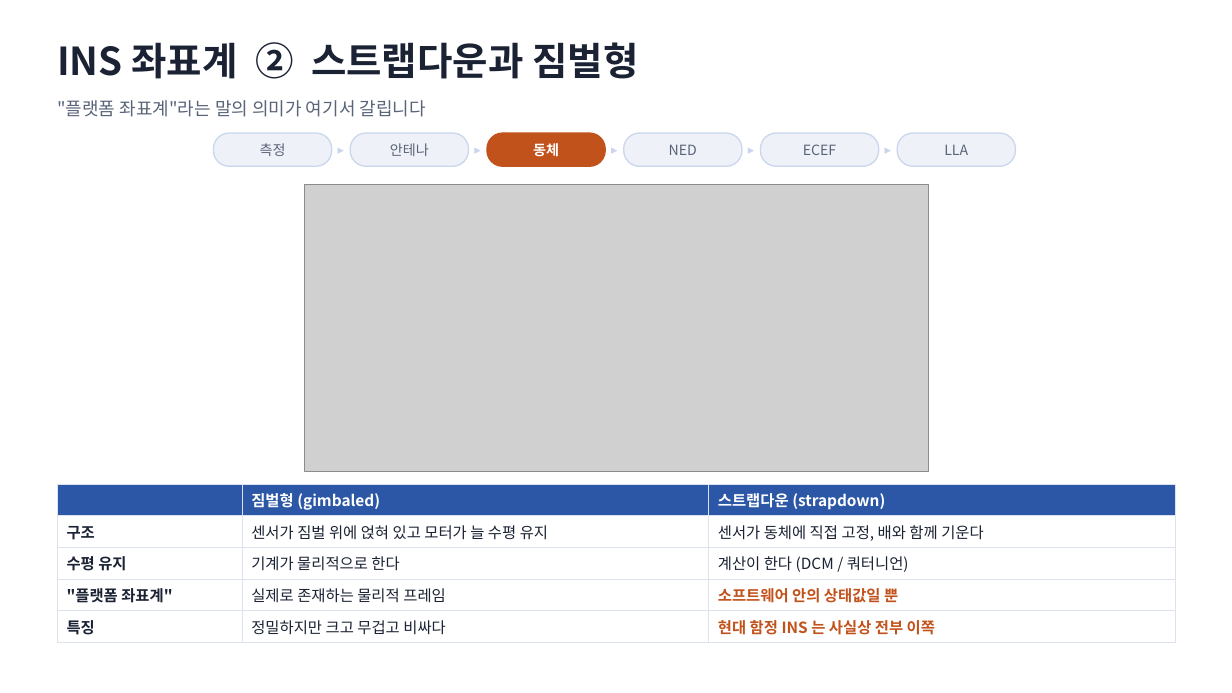
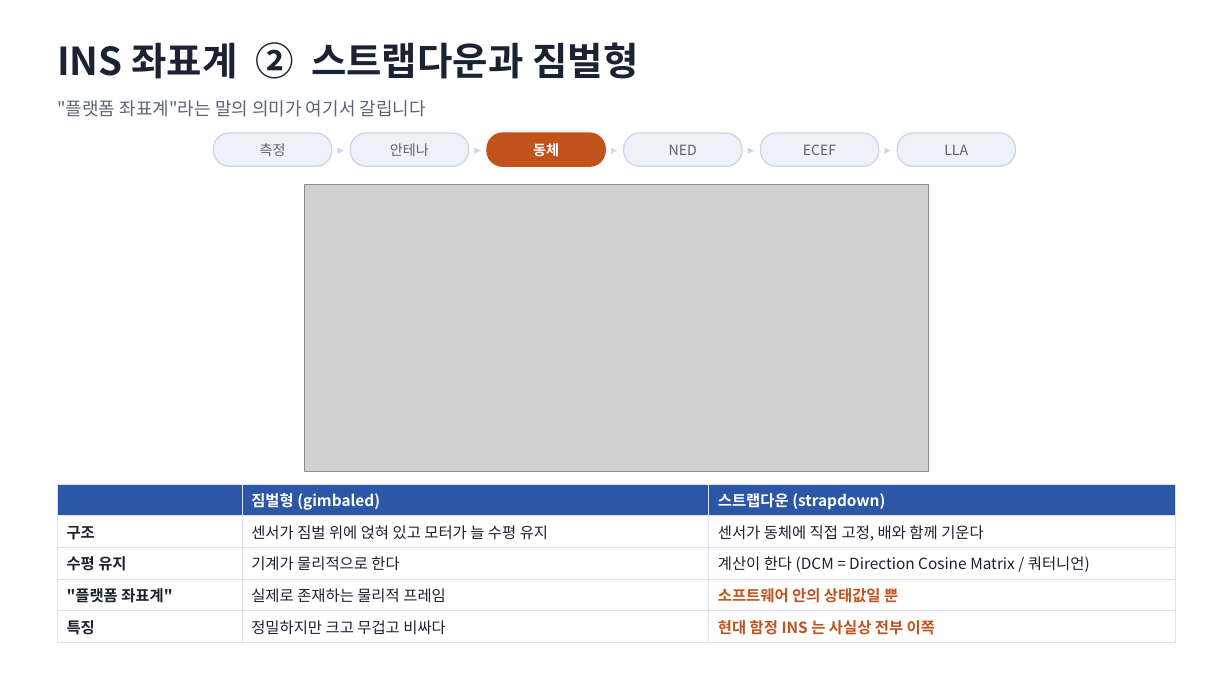
Before and after one commit to harley-hwan/IpcProc, a slide deck: slide 15 of Part2_CoordFrames/ref/산출물/Chapter2_coordinate_systems.pptx. Drawn at 1232x693 pixels with LibreOffice and Linux fonts; fonts in the diff are those of the drawing; grey boxes stand for pictures. Boxes give left, top, right and bottom in pixels: in the first picture for what was removed or moved away, otherwise in the second. Text is boxed around its words. In the diff, an @@ line names an element or a change of style, - is before the commit and + after.

```diff
--- a/Part2_CoordFrames/ref/산출물/Chapter2_coordinate_systems.pptx
+++ b/Part2_CoordFrames/ref/산출물/Chapter2_coordinate_systems.pptx
@@ table at (57,484,1176,639) @@
-row 3, column 3: 계산이 한다 (DCM / 쿼터니언)
+row 3, column 3: 계산이 한다 (DCM = Direction Cosine Matrix / 쿼터니언)
```
Also in this commit, not shown: 8 other slides changed, 7 other files.
